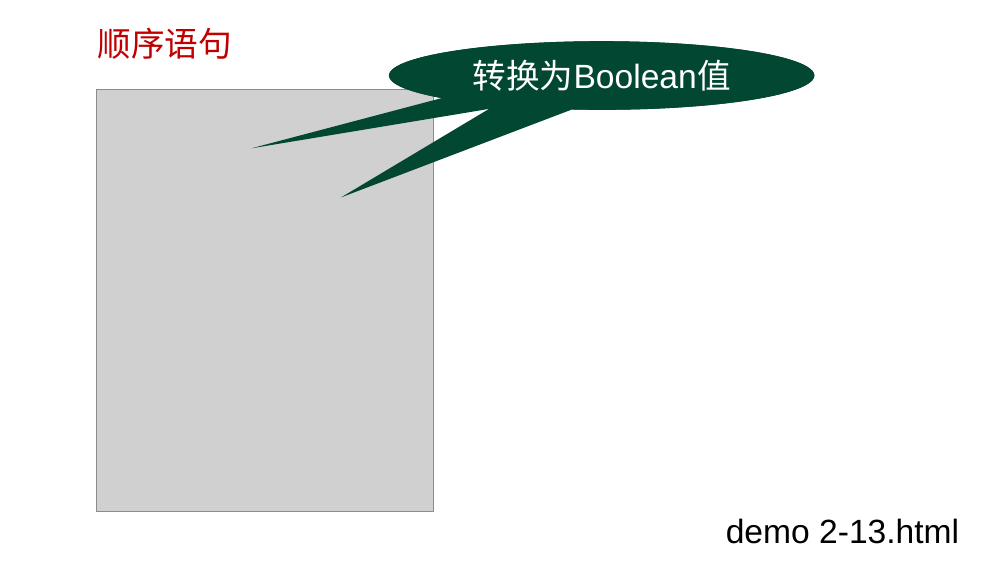
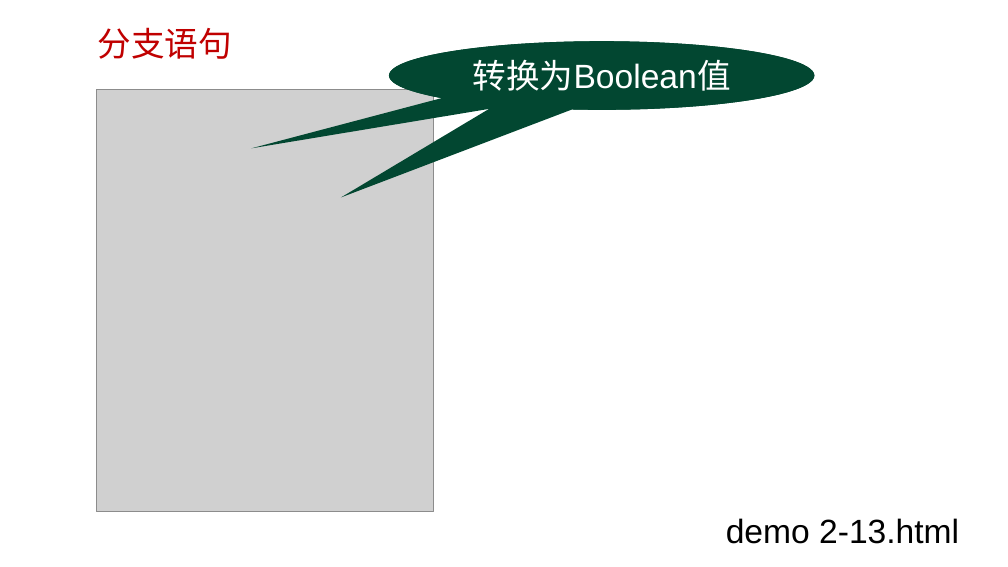
Before and after one commit to edu2act/course-web2, a slide deck: slide 36 of materials/slides/第二章 JavaScript基础语法.pptx. Drawn at 1008x567 pixels with LibreOffice and Linux fonts; fonts in the diff are those of the drawing; grey boxes stand for pictures; background and template pictures are left out. Boxes give left, top, right and bottom in pixels: in the first picture for what was removed or moved away, otherwise in the second. Text is boxed around its words. In the diff, an @@ line names an element or a change of style, - is before the commit and + after.

```diff
--- a/materials/slides/第二章 JavaScript基础语法.pptx
+++ b/materials/slides/第二章 JavaScript基础语法.pptx
@@ text at (98, 27, 232, 59): text changed @@
-顺序语句
+分支语句
```
Also in this commit, not shown: 3 other slides changed, 1 other file.
